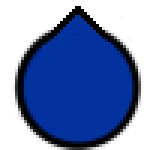
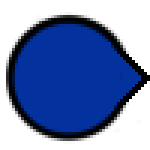
Layer changes from the first (150, 150) image to the second:
painted on "Inner" over bbox(12, 15, 141, 144)
painted on "Ring" over bbox(6, 6, 150, 150)
